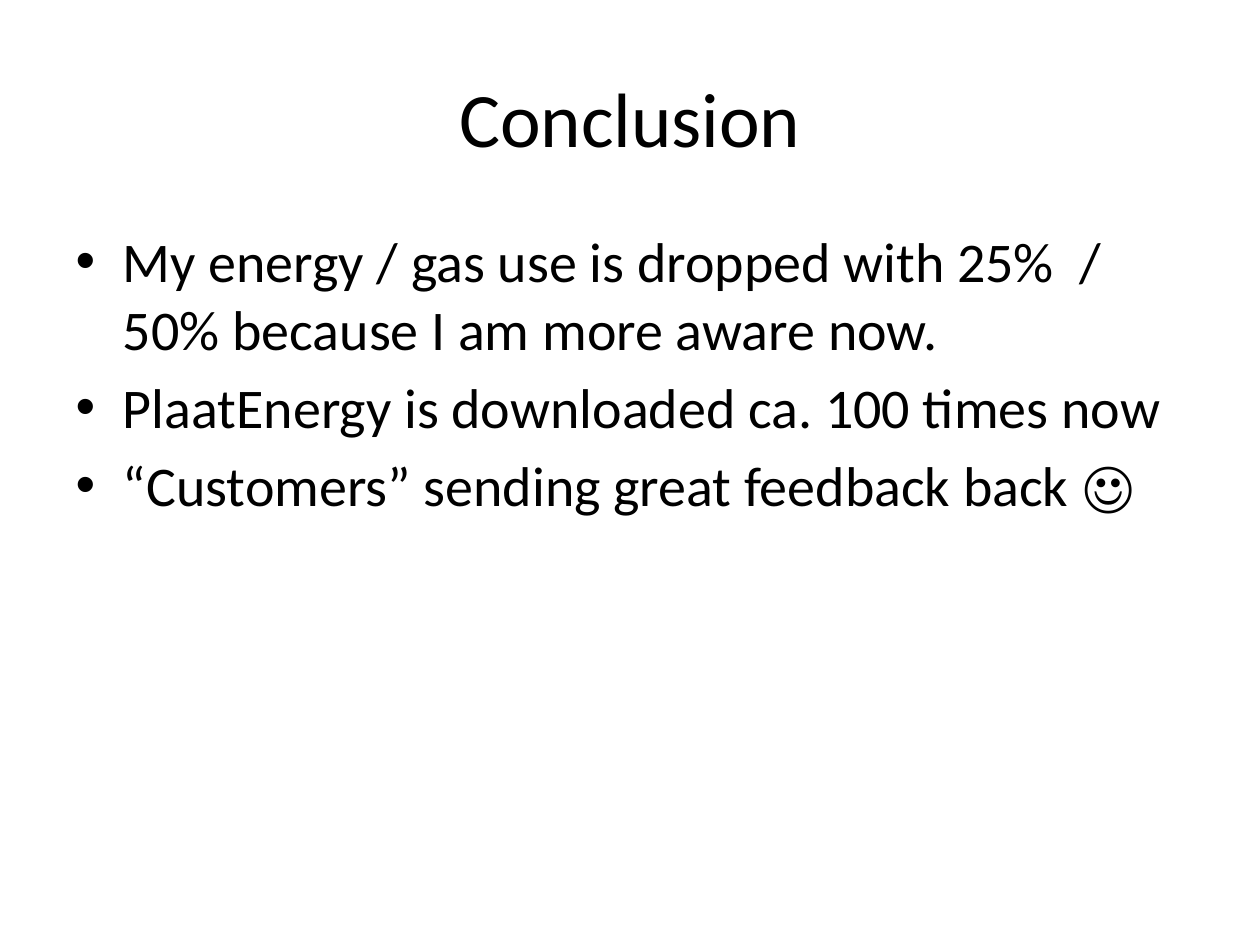
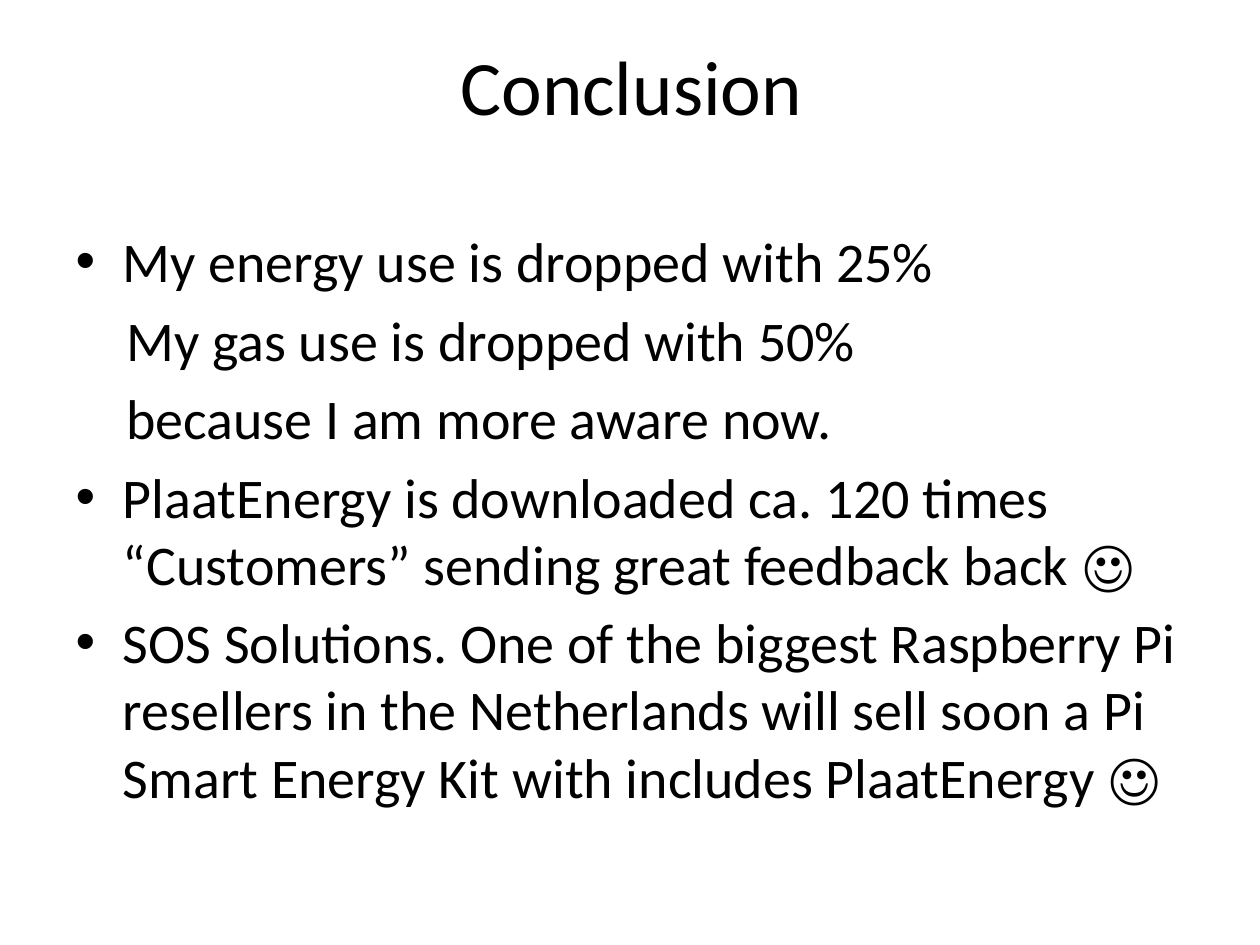
Before and after one commit to plaatsoft/plaatenergy, a slide deck: slide 12 of doc/ppt/PlaatEnergy Design.pptx (slide 23 before the commit). Drawn at 1260x945 pixels with LibreOffice and Linux fonts; fonts in the diff are those of the drawing. Boxes give left, top, right and bottom in pixels: in the first picture for what was removed or moved away, otherwise in the second. Text is boxed around its words. In the diff, an @@ line names an element or a change of style, - is before the commit and + after.

```diff
--- a/doc/ppt/PlaatEnergy Design.pptx
+++ b/doc/ppt/PlaatEnergy Design.pptx
@@ title "Conclusion": place and size @@
-title "Conclusion" at (459,93,800,148)
+title "Conclusion" at (460,61,801,116)
@@ text at (123,243,1176,808): text changed @@
-• My energy / gas use is dropped with 25% / 50% because I am more aware now.
-• PlaatEnergy is downloaded ca. 100 times now
-• “Customers” sending great feedback back ☺
+• My energy use is dropped with 25%
+My gas use is dropped with 50%
+because I am more aware now.
+• PlaatEnergy is downloaded ca. 120 times “Customers” sending great feedback back ☺
+• SOS Solutions. One of the biggest Raspberry Pi resellers in the Netherlands will sell soon a Pi Smart Energy Kit with includes PlaatEnergy ☺
```
Also in this commit, not shown: 10 other slides changed, 5 slides added, 5 slides removed.
